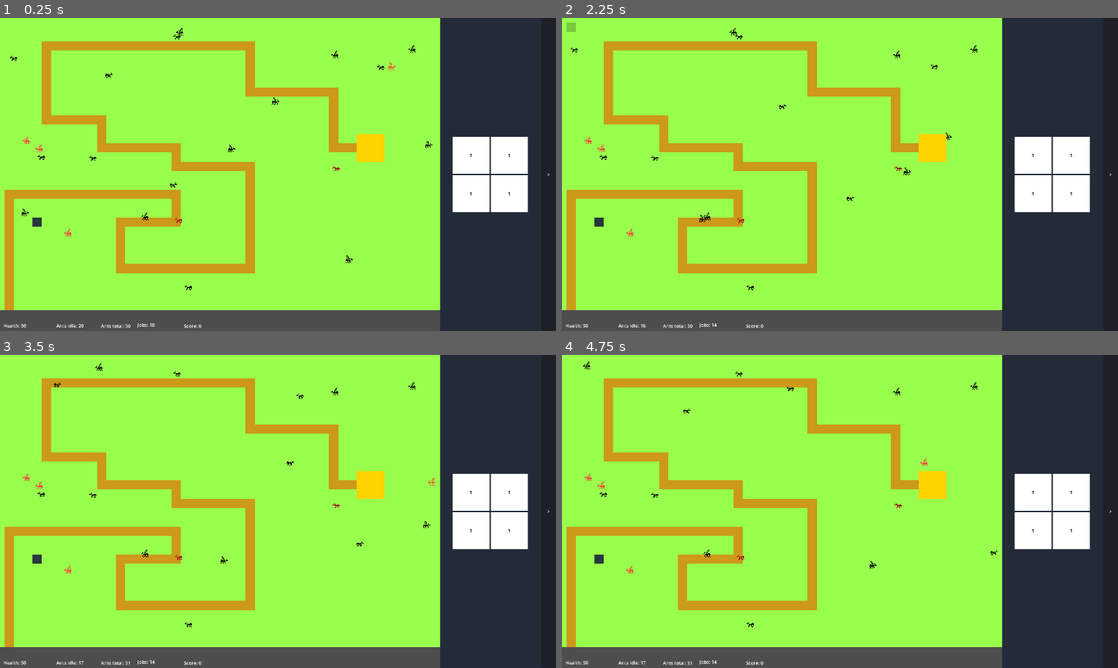
Above: before the commit, frames 1-4 (two rows, left to right).
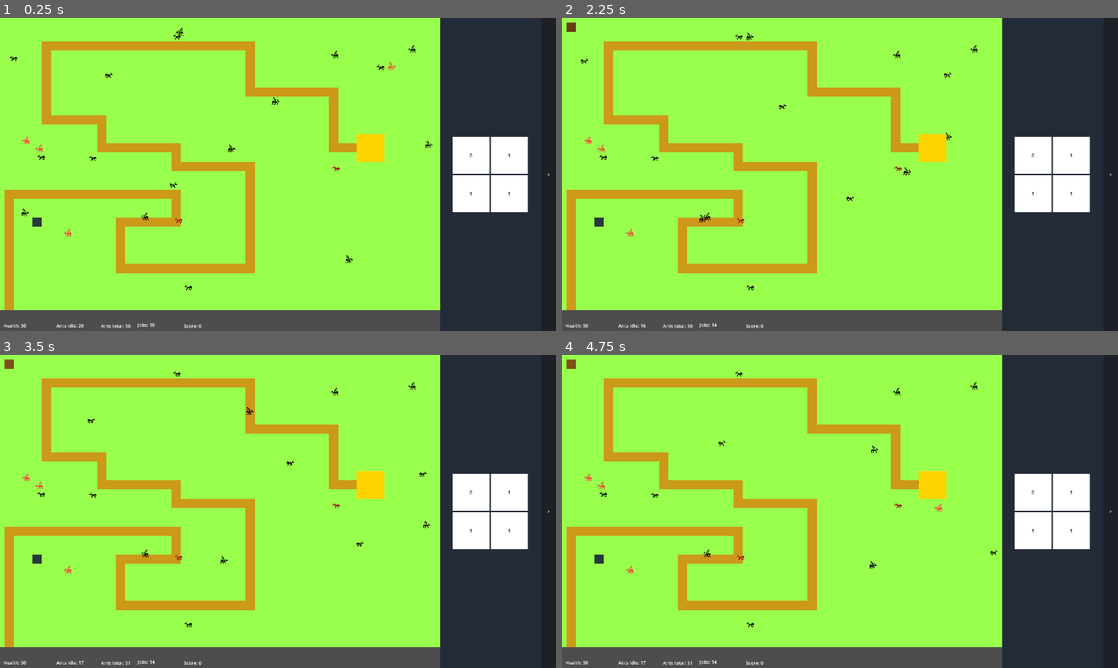
Above: after the commit, the same moments.

Repository: Harrimaga/LD56
Game: Godot game, scene res://Scenes/Main.tscn
The game is run twice, just before and just after one commit, with the same random seed, the same clock (stepped at 60 frames per second) and the same inputs.
Inputs (mouse positions are in pixels of both pictures, inside the frame that each line leads up to):
- Up to frame 1 (0.25 s): no input
- Up to frame 2 (2.25 s): click ">" at 0.5 s; click "<" at 1.25 s; click (573, 27) at 2.02 s
- Up to frame 3 (3.5 s): click "1" at 2.75 s
- Up to frame 4 (4.75 s): click "1" (after the commit: "0") at 3.5 s; click "1" at 4.25 s

The runs differ from the first frame. In frame 1, less than 0.1% of the frame differs, in the area x 84-85%, y 43-45%; in frame 2, 0.1%; in frame 3, 0.2%; in frame 4, 0.2%, in the area x 0-85%, y 1-50%.

Commit message:
Building works!

Diff:
--- a/Core/GameflowManager.gd
+++ b/Core/GameflowManager.gd
@@ -10,6 +10,14 @@
 var selected_building : Location.BuildingType
 var selected_tower : Location.TowerType
 
+var towers : Dictionary = {
+	Location.TowerType.BASIC : preload("res://Scenes/Locations/BasicTower.tscn")
+}
+
+var buildings : Dictionary = {
+
+}
+
 var TD_screen_active : bool = true
 
 var stockpile_buildings : Array[Location] = []
--- a/Core/TaskManager.gd
+++ b/Core/TaskManager.gd
@@ -50,13 +50,14 @@
 	while i >= 0:
 		if task_pool[i] == task:
 			for ant in task.worker_pool:
+				if ant == null: continue
 				ant.task = null
+				ant.temp_origin = null
 				ant.path = []
 
 			worker_pool.append_array(task.worker_pool)
 
-			task_pool[i] == task_pool.back()
-			task_pool.pop_back()
+			task_pool.remove_at(i)
 			break
 		i -= 1
 
--- a/Scenes/Locations/basic_tower.gd
+++ b/Scenes/Locations/basic_tower.gd
@@ -5,8 +5,6 @@
 var cooldown : float = 1.5
 var timer : float = 0
 var range : float = 160
-
-var pos : Vector2
 
 # Called when the node enters the scene tree for the first time.
 func _ready() -> void:
@@ -20,19 +18,16 @@
 		if shoot():
 			timer = cooldown
 
-func setPosition(p : Vector2) -> void:
-	pos = p
-
 func shoot() -> bool:
 	var target = null
 	for e in GameflowManager.enemyList.get_children():
-		if pos.distance_to(e.position) < range:
+		if global_position.distance_to(e.position) < range:
 			if target == null or e.further(target):
 				target = e;
 
 	if target != null:
 		var projectile = pro_scene.instantiate()
-		projectile.start((target.position - pos).normalized(), 2000, range*1.5, pos)
+		projectile.start((target.position - global_position).normalized(), 2000, range*1.5, global_position)
 		GameflowManager.projectiles.add_child(projectile)
 
 	return target != null
--- a/Scenes/Locations/location.gd
+++ b/Scenes/Locations/location.gd
@@ -5,10 +5,10 @@
 
 var stockpile : Array[int] = [0, 0]## Wood, Stone
 
-func origin_action(ant : Ant):
+func origin_action(ant : Ant, delta : float):
 	pass
 
-func destination_action(ant : Ant):
+func destination_action(ant : Ant, delta : float):
 	pass
 
 func get_resource_tile(wood : bool) -> Tile:
--- a/Scenes/Locations/mine.gd
+++ b/Scenes/Locations/mine.gd
@@ -13,10 +13,10 @@
 func _process(delta: float) -> void:
 	stockpile_label.text = "Stock: " + str(stockpile[1])
 
-func destination_action(ant : Ant):
+func destination_action(ant : Ant, delta : float):
 	ant.remove_from_inventory()
 
-func origin_action(ant : Ant):
+func origin_action(ant : Ant, delta : float):
 	while ant.add_to_inventory(CarryingResource.new(CarryingResource.ResourceType.STONE)):
 		stockpile[1] -= 1
 
--- a/Scenes/Main.tscn
+++ b/Scenes/Main.tscn
@@ -55,7 +55,6 @@
 
 [node name="BuildingButton" parent="CanvasLayer/HBoxContainer/Panel/HBoxContainer/TowerButtons" instance=ExtResource("3_lm05u")]
 layout_mode = 2
-tower_type = 1
 
 [node name="BuildingButton2" parent="CanvasLayer/HBoxContainer/Panel/HBoxContainer/TowerButtons" instance=ExtResource("3_lm05u")]
 layout_mode = 2
--- a/Scenes/Tiles/ground.gd
+++ b/Scenes/Tiles/ground.gd
@@ -6,10 +6,13 @@
 var hasStone : bool
 var hasBuilding : bool
 var building : Location
+var planned_building : Location.BuildingType
+var planned_tower : Location.TowerType
 
 var resources_needed_for_building : Array[int] = [0, 0]
 var time_to_build : float
 var is_being_built : bool
+var build_stage : int
 
 var task : TaskManager.Task
 
@@ -21,7 +24,7 @@
 func _process(delta: float) -> void:
 	pass
 
-func origin_action(ant : Ant):
+func origin_action(ant : Ant, delta : float):
 	for i in range(ant.inventory_max):
 		ant.add_to_inventory(CarryingResource.new(CarryingResource.ResourceType.WOOD if hasWood else CarryingResource.ResourceType.STONE))
 
@@ -33,6 +36,9 @@
 	walkable = false
 	hasBuilding = true
 	is_being_built = true
+	build_stage = 0
+
+	self_modulate = Color(0.5, 0.3, 0.1)
 
 	if resources_needed_for_building[0] > 0:
 		task = TaskManager.add_task(null, self, -1, resources_needed_for_building[0], true)
@@ -41,18 +47,39 @@
 
 func plan_building():
 	resources_needed_for_building = [0, 9]
+	planned_building = GameflowManager.selected_building
 	plan()
 
 func plan_tower():
 	resources_needed_for_building = [0, 9]
+	planned_tower = GameflowManager.selected_tower
+	time_to_build = 10
 	plan()
 
-func destination_action(ant : Ant):
+func destination_action(ant : Ant, delta : float):
 	if is_being_built:
 		if resources_needed_for_building[0] > stockpile[0] or resources_needed_for_building[1] > stockpile[1]:
 			ant.remove_from_inventory()
-		else:
+		elif build_stage == 0:
 			TaskManager.remove_task(task)
+
+			build_stage += 1
+			task = TaskManager.add_task(self, self, -1, resources_needed_for_building.reduce(func(a, n): return a+n, 0))
+
+		elif build_stage == 1:
+			time_to_build -= delta
+
+			if time_to_build <= 0:
+				TaskManager.remove_task(task)
+
+				var b : Location
+
+				if planned_tower != null:
+					b = GameflowManager.towers[planned_tower].instantiate()
+				else:
+					b = GameflowManager.buildings[planned_building].instantiate()
+
+				build(b)
 
 func setPos(p : Vector2):
 	position = p
--- a/Scenes/Units/ant.gd
+++ b/Scenes/Units/ant.gd
@@ -34,6 +34,7 @@
 
 	if path.size() == 0:
 		if task == null:
+			## TODO: Random small wander?
 			return
 		if task.origin != null:
 			path = [task.origin.global_position]
@@ -42,7 +43,7 @@
 	## Find path, do work
 
 	if path_pointer >= path.size():
-		do_work()
+		do_work(delta)
 
 		if task == null: return
 
@@ -56,7 +57,7 @@
 		position = path[path_pointer]
 		path_pointer += 1
 
-func do_work():
+func do_work(delta : float):
 	if task == null: return
 
 	if task.origin == null:
@@ -74,20 +75,29 @@
 			return
 
 	if (position - task.destination.global_position).length() <= 0.1:
-		task.destination.destination_action(self)
+		task.destination.destination_action(self, delta)
 
 		if task == null: return
 
 		path = [task.origin.global_position if task.origin != null else temp_origin.global_position]
 	else:
-		if task.origin == null:
-			temp_origin.origin_action(self)
+		if task.origin == null and (position - temp_origin.global_position).length() <= 0.1:
+			temp_origin.origin_action(self, delta)
+			path = [task.destination.global_position]
+		elif task.origin != null and (position - task.origin.position).length() <= 0.1:
+			task.origin.origin_action(self, delta)
+			path = [task.destination.global_position]
 		else:
-			task.origin.origin_action(self)
+			if inventory.size() == 0:
+				path = [task.origin.global_position if task.origin != null else temp_origin.global_position]
+			else:
+				if task.wood and inventory[0].type == CarryingResource.ResourceType.WOOD:
+					path = [task.destination.global_position]
+				else:
+					inventory.clear()
+					path = [task.origin.global_position if task.origin != null else temp_origin.global_position]
 
 		if task == null: return
-
-		path = [task.destination.global_position]
 
 	path_pointer = 0
 	flip_h = path[path_pointer].x > position.x
@@ -102,4 +112,4 @@
 	for resource in inventory:
 		task.destination.move_resource(resource)
 
-	inventory = []
+	inventory.clear()
--- a/Scenes/map.gd
+++ b/Scenes/map.gd
@@ -28,7 +28,6 @@
 
 	var tower : Location = tower_scene.instantiate()
 	build(tower, 4, 22)
-	tower.setPosition(Vector2(4, 22)*32)
 
 	var mine : Location = mine_scene.instantiate()
 	build(mine, 50, 20)
